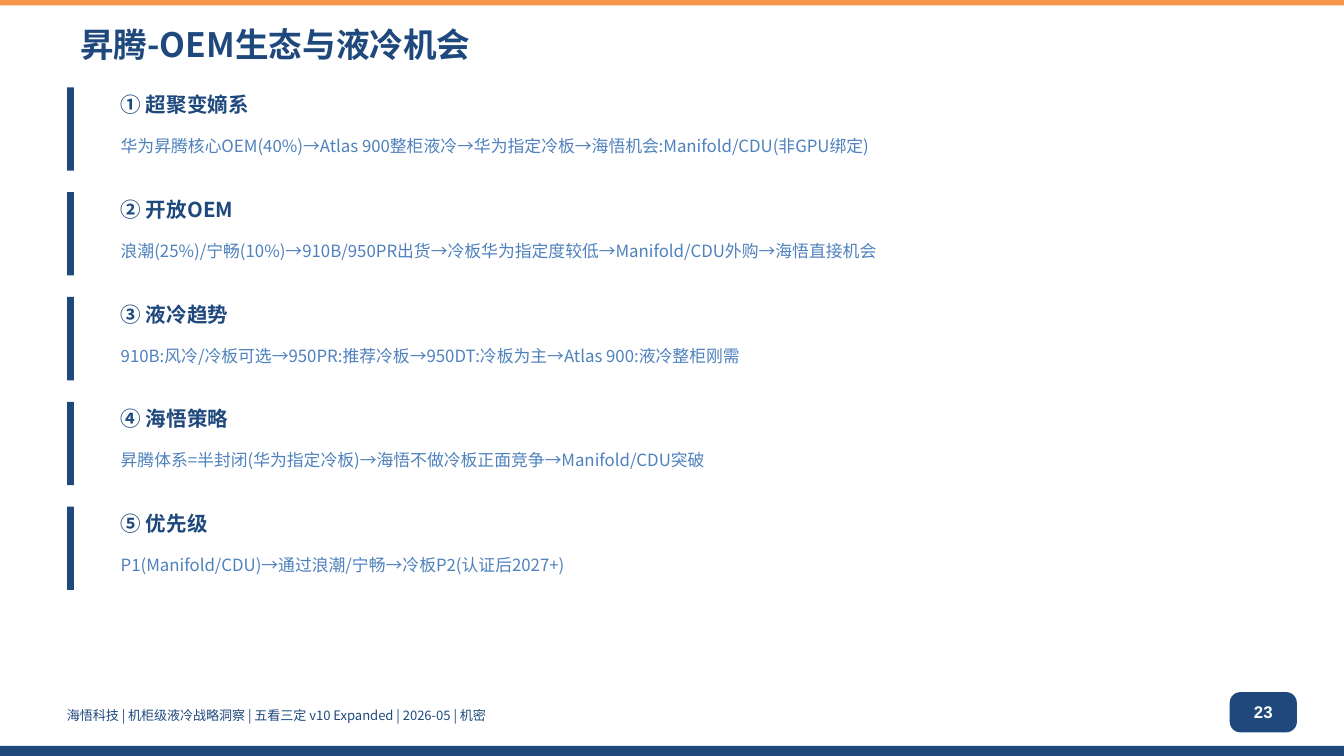
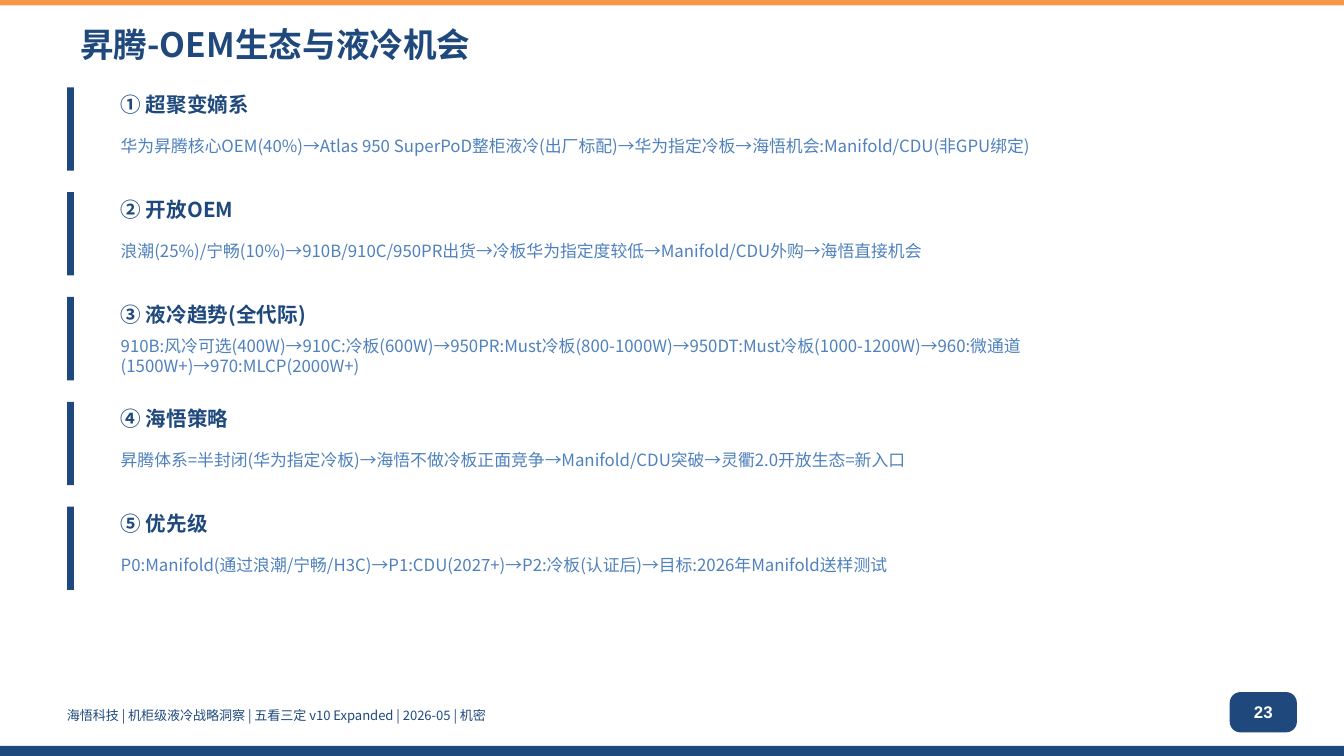
Before and after one commit to marshall9900/liquid-cooling-ecosystem, a slide deck: slide 23 of analysis/liquid-cooling/ppt/v9-expanded-r4/output/海悟液冷五看三定-v9-Expanded-R4.pptx. Drawn at 1344x756 pixels with LibreOffice and Linux fonts; fonts in the diff are those of the drawing. Boxes give left, top, right and bottom in pixels: in the first picture for what was removed or moved away, otherwise in the second. Text is boxed around its words. In the diff, an @@ line names an element or a change of style, - is before the commit and + after.

Commit message:
feat: 展开版昇腾芯片规格表同步刷新 — s022/s023 六代完整路线图

```diff
--- a/analysis/liquid-cooling/ppt/v9-expanded-r4/output/海悟液冷五看三定-v9-Expanded-R4.pptx
+++ b/analysis/liquid-cooling/ppt/v9-expanded-r4/output/海悟液冷五看三定-v9-Expanded-R4.pptx
@@ text at (x1=121, y1=138, x2=1030, y2=156): text changed @@
-华为昇腾核心OEM(40%)→Atlas 900整柜液冷→华为指定冷板→海悟机会:Manifold/CDU(非GPU绑定)
+华为昇腾核心OEM(40%)→Atlas 950 SuperPoD整柜液冷(出厂标配)→华为指定冷板→海悟机会:Manifold/CDU(非GPU绑定)
@@ text at (x1=121, y1=243, x2=922, y2=260): text changed @@
-浪潮(25%)/宁畅(10%)→910B/950PR出货→冷板华为指定度较低→Manifold/CDU外购→海悟直接机会
+浪潮(25%)/宁畅(10%)→910B/910C/950PR出货→冷板华为指定度较低→Manifold/CDU外购→海悟直接机会
@@ text at (x1=121, y1=304, x2=306, y2=326): text changed @@
-③ 液冷趋势
+③ 液冷趋势(全代际)
@@ text at (x1=121, y1=338, x2=1021, y2=375): text changed @@
-910B:风冷/冷板可选→950PR:推荐冷板→950DT:冷板为主→Atlas 900:液冷整柜刚需
+910B:风冷可选(400W)→910C:冷板(600W)→950PR:Must冷板(800-1000W)→950DT:Must冷板(1000-1200W)→960:微通道(1500W+)→970:MLCP(2000W+)
@@ text at (x1=121, y1=452, x2=905, y2=469): text changed @@
-昇腾体系=半封闭(华为指定冷板)→海悟不做冷板正面竞争→Manifold/CDU突破
+昇腾体系=半封闭(华为指定冷板)→海悟不做冷板正面竞争→Manifold/CDU突破→灵衢2.0开放生态=新入口
@@ text at (x1=121, y1=557, x2=887, y2=574): text changed @@
-P1(Manifold/CDU)→通过浪潮/宁畅→冷板P2(认证后2027+)
+P0:Manifold(通过浪潮/宁畅/H3C)→P1:CDU(2027+)→P2:冷板(认证后)→目标:2026年Manifold送样测试
```
Also in this commit, not shown: 1 other slide changed, 3 other files.
